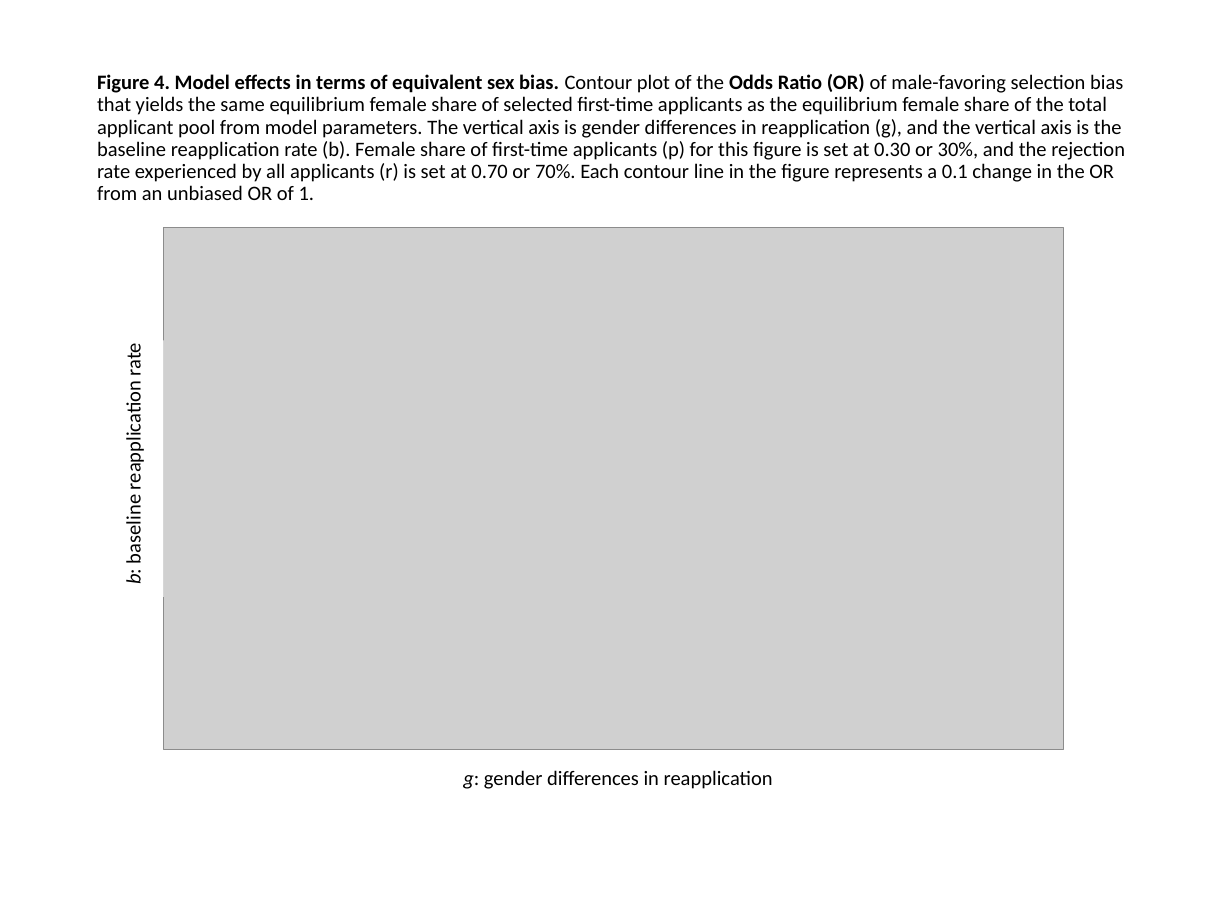
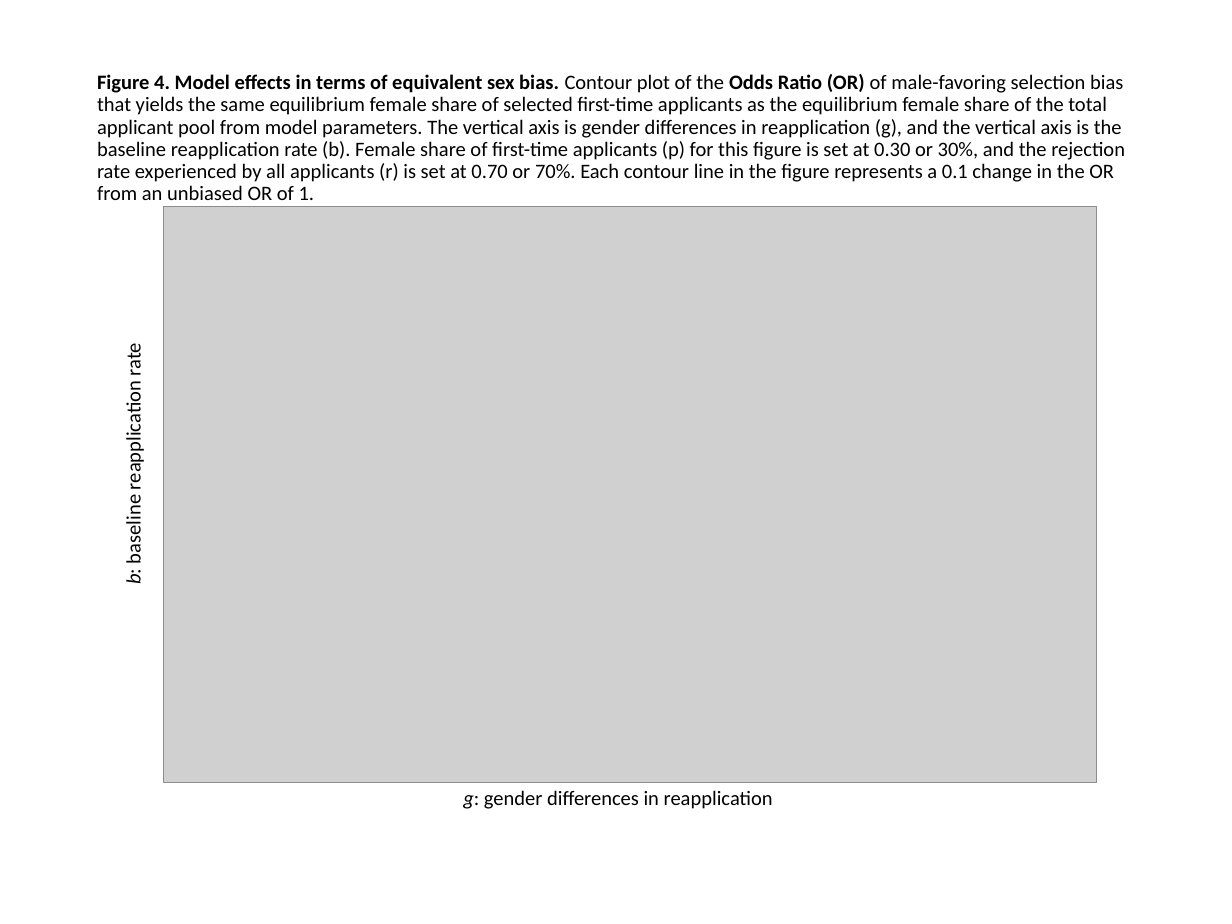
Before and after one commit to brubineau/genderReapplyDiffs, a slide deck: slide 3 of ParamSpaceFigures.pptx. Drawn at 1232x924 pixels with LibreOffice and Linux fonts; fonts in the diff are those of the drawing; grey boxes stand for pictures. Boxes give left, top, right and bottom in pixels: in the first picture for what was removed or moved away, otherwise in the second. Text is boxed around its words. In the diff, an @@ line names an element or a change of style, - is before the commit and + after.

Commit message:
update analytical solution analysis table and figures

```diff
--- a/ParamSpaceFigures.pptx
+++ b/ParamSpaceFigures.pptx
@@ picture: place and size @@
-picture at [164, 228, 1063, 750]
+picture at [164, 207, 1096, 782]
@@ rectangle "g: gender differences in reapplication": place and size @@
-rectangle "g: gender differences in reapplication" at [463, 770, 773, 789]
+rectangle "g: gender differences in reapplication" at [451, 780, 788, 817]
```
Also in this commit, not shown: 1 other slide changed, 1 other file.
